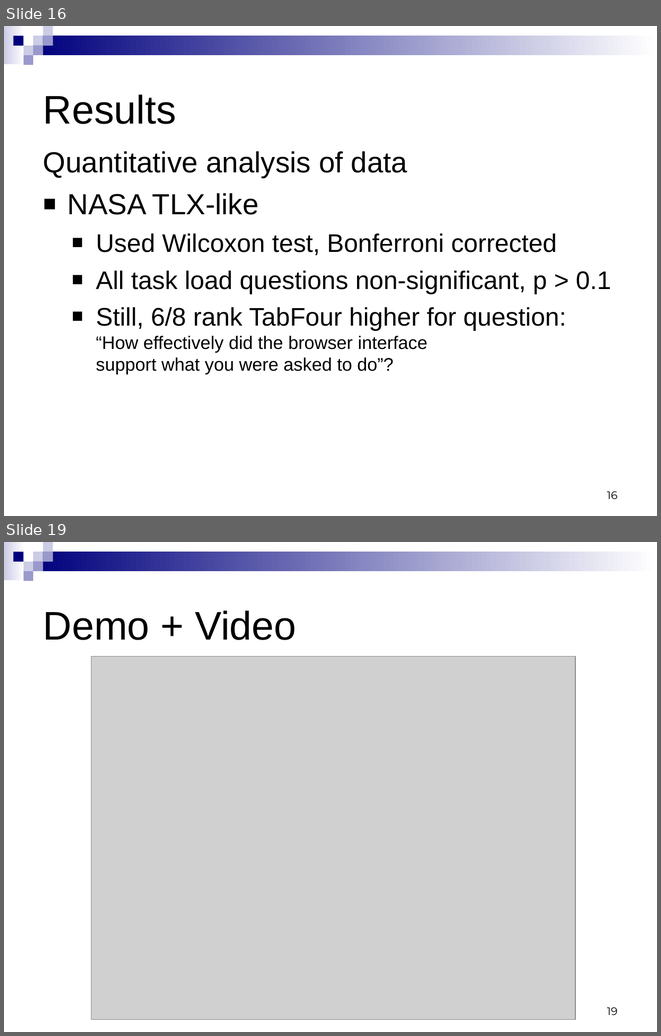
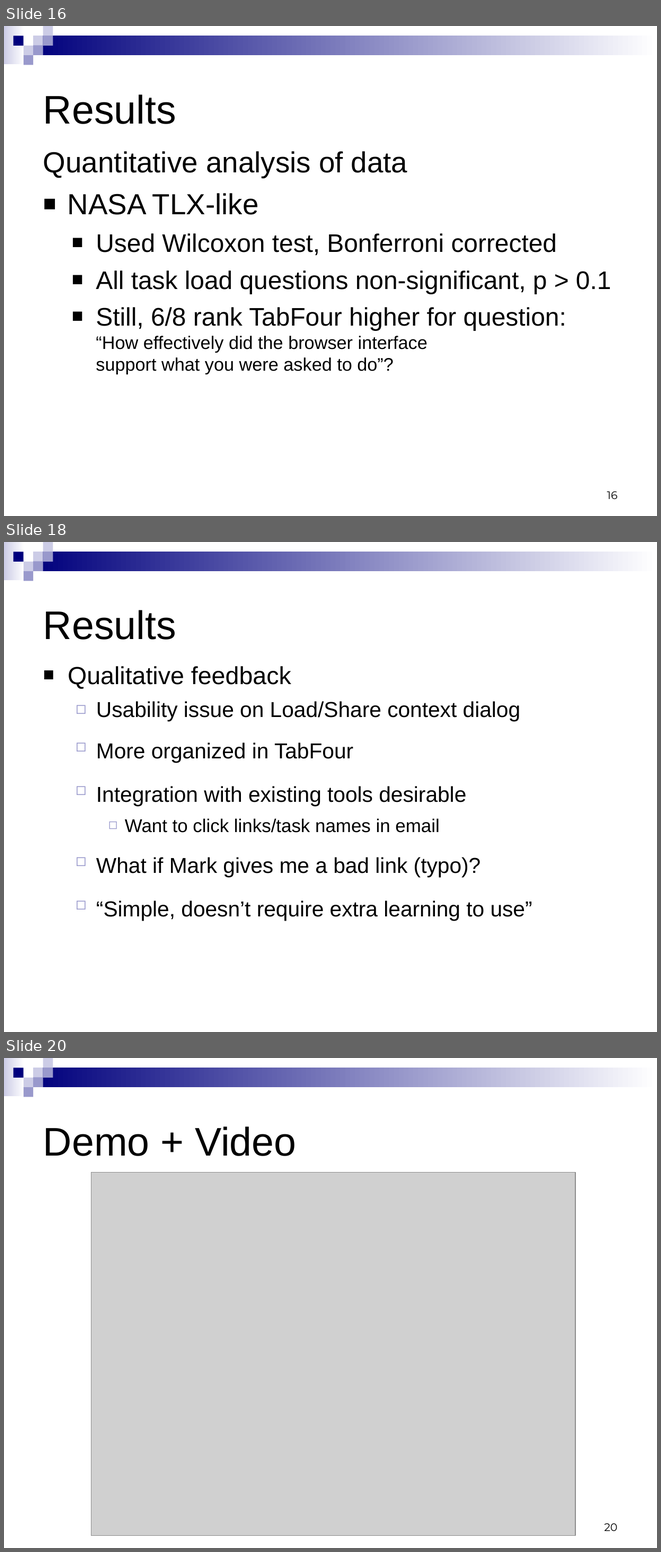
Before and after one commit to yatsek/tabfour, a slide deck: Tab4/doc/544 Phase 3 presentation.ppt. Shown one above the other, each under a label of ours: slides 16 and 19 before the commit, slides 16, 18 and 20 after it; the slides between them are not shown. The pictures are 661x1036 and 661x1552 pixels, drawn with LibreOffice and Linux fonts; fonts in the diff are those of the drawing; grey boxes stand for pictures. Boxes give left, top, right and bottom in pixels: in the first picture for what was removed or moved away, otherwise in the second. Text is boxed around its words. In the diff, an @@ line names an element or a change of style, - is before the commit and + after.

Commit message:
tweaked the slides - qualitative section

```diff
--- a/Tab4/doc/544 Phase 3 presentation.ppt
+++ b/Tab4/doc/544 Phase 3 presentation.ppt
@@ slide 18 added at <box>4,542,657,1032</box>, background #FFFFFF; not listed: 9 template elements that a slide beside it also shows @@
@@ title added at <box>43,610,176,640</box>, 44 pt, text #000000 @@
+Results
@@ text added at <box>68,666,532,920</box>, 23.8 pt, text #000000 @@
+■ Qualitative feedback
+  ◻ Usability issue on Load/Share context dialog
+  ◻ More organized in TabFour
+  ◻ Integration with existing tools desirable
+    ◻ Want to click links/task names in email
+  ◻ What if Mark gives me a bad link (typo)?
+  ◻ “Simple, doesn’t require extra learning to use”
@@ what was slide 19 is now slide 20 @@
@@ page number at <box>604,1523,617,1531</box>: text changed @@
-19
+20
```
Also in this commit, not shown: 3 slides changed.
